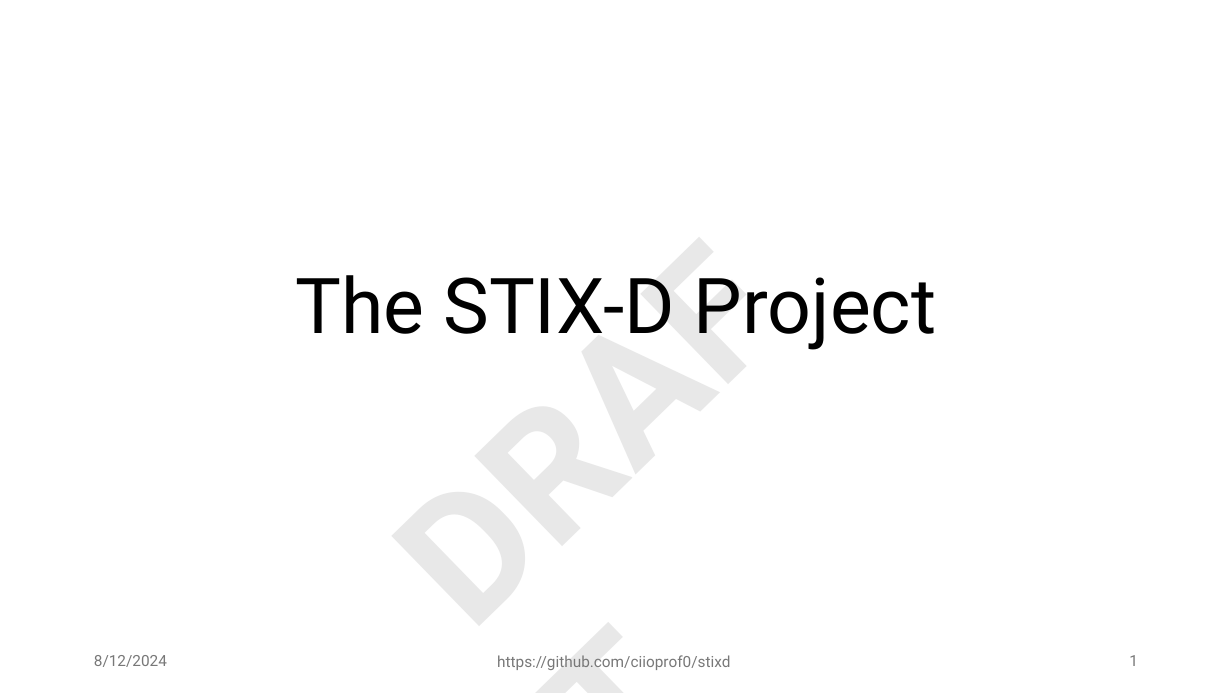
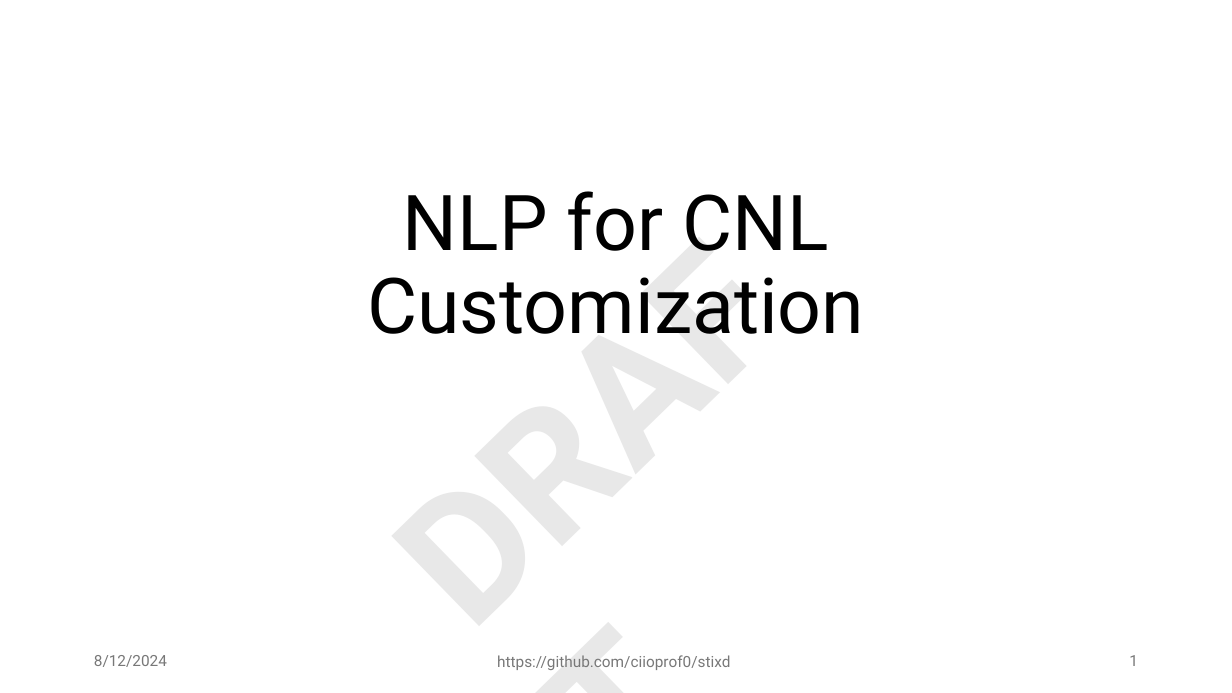
Before and after one commit to ciioprof0/stixd, a slide deck: slide 1 of docs/stixd_demo.pptx. Drawn at 1232x693 pixels with LibreOffice and Linux fonts; fonts in the diff are those of the drawing. Boxes give left, top, right and bottom in pixels: in the first picture for what was removed or moved away, otherwise in the second. Text is boxed around its words. In the diff, an @@ line names an element or a change of style, - is before the commit and + after.

```diff
--- a/docs/stixd_demo.pptx
+++ b/docs/stixd_demo.pptx
@@ title at [367, 191, 864, 334]: text changed @@
-The STIX-D Project
+NLP for CNL Customization
```
Also in this commit, not shown: 11 other slides changed, 3 slides added, 1 slide removed.
